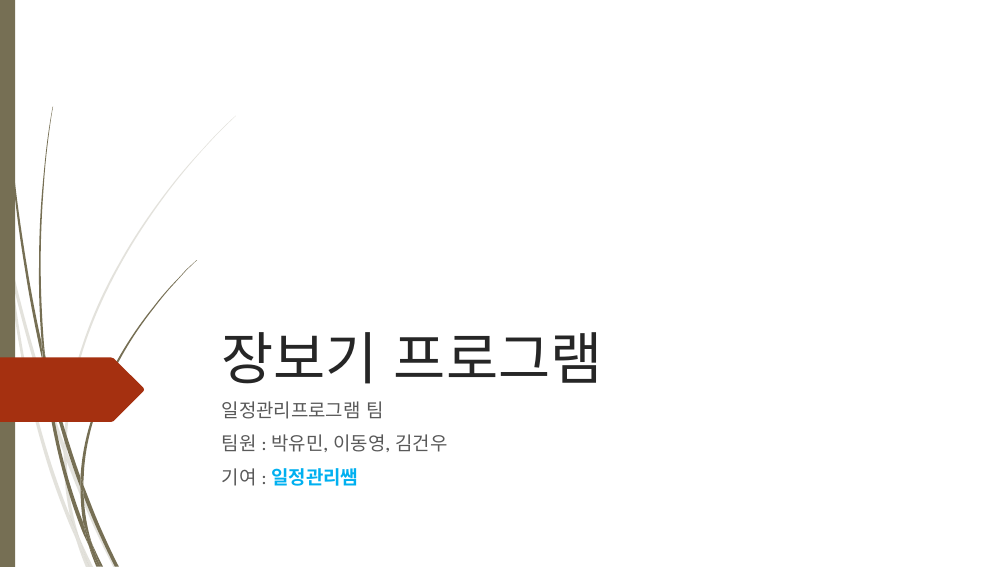
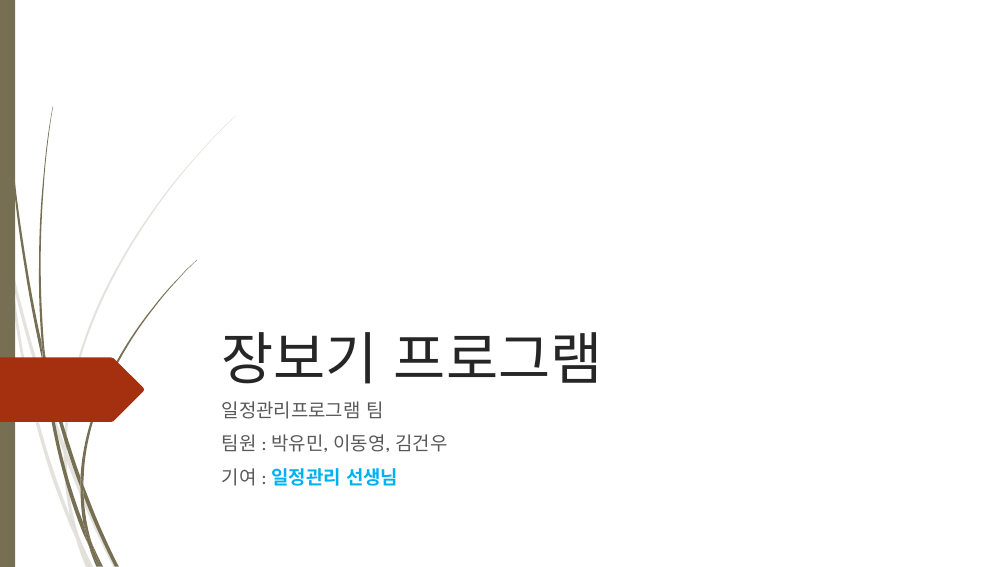
Before and after one commit to koi312500/Kaist-cyber-camp-2018, a slide deck: slide 1 of 장보기 프로그램.pptx. Drawn at 1008x567 pixels with LibreOffice and Linux fonts; fonts in the diff are those of the drawing; background and template pictures are left out. Boxes give left, top, right and bottom in pixels: in the first picture for what was removed or moved away, otherwise in the second. Text is boxed around its words. In the diff, an @@ line names an element or a change of style, - is before the commit and + after.

```diff
--- a/장보기 프로그램.pptx
+++ b/장보기 프로그램.pptx
@@ subtitle at (x1=222, y1=468, x2=398, y2=486): text changed @@
-기여 : 일정관리쌤
+기여 : 일정관리 선생님
```
Also in this commit, not shown: 1 other slide changed.
